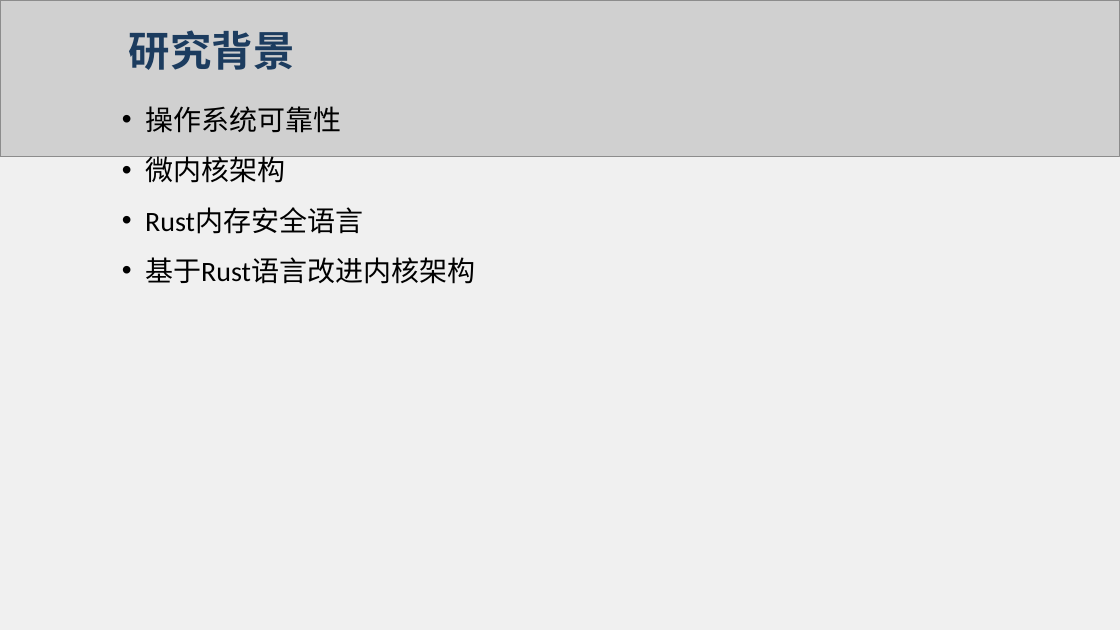
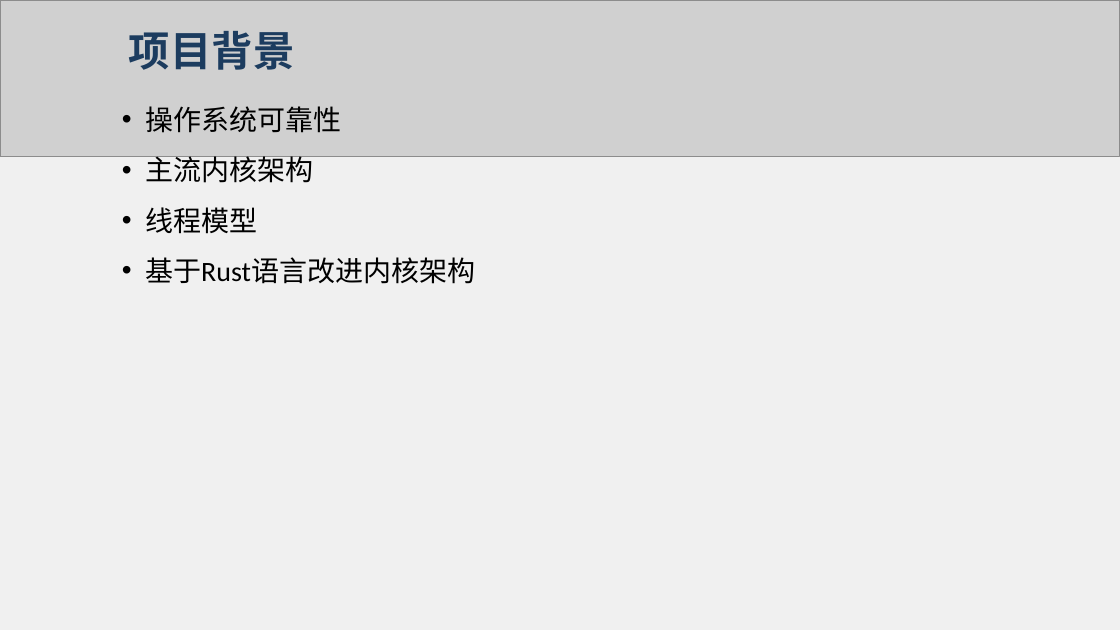
Before and after one commit to flying-rind/mini-Rust-os, a slide deck: slide 5 of tutorial/一种基于Rust语言的操作系统内核服务可靠性增强设计与实现.pptx. Drawn at 1120x630 pixels with LibreOffice and Linux fonts; fonts in the diff are those of the drawing; grey boxes stand for pictures. Boxes give left, top, right and bottom in pixels: in the first picture for what was removed or moved away, otherwise in the second. Text is boxed around its words. In the diff, an @@ line names an element or a change of style, - is before the commit and + after.

```diff
--- a/tutorial/一种基于Rust语言的操作系统内核服务可靠性增强设计与实现.pptx
+++ b/tutorial/一种基于Rust语言的操作系统内核服务可靠性增强设计与实现.pptx
@@ text at (129, 31, 295, 70): text changed @@
-研究背景
+项目背景
@@ text at (145, 156, 313, 234): text changed @@
-• 微内核架构
-• Rust内存安全语言
+• 主流内核架构
+• 线程模型
```
Also in this commit, not shown: 18 other slides changed, 4 slides added, 11 slides removed, 1 other file.
